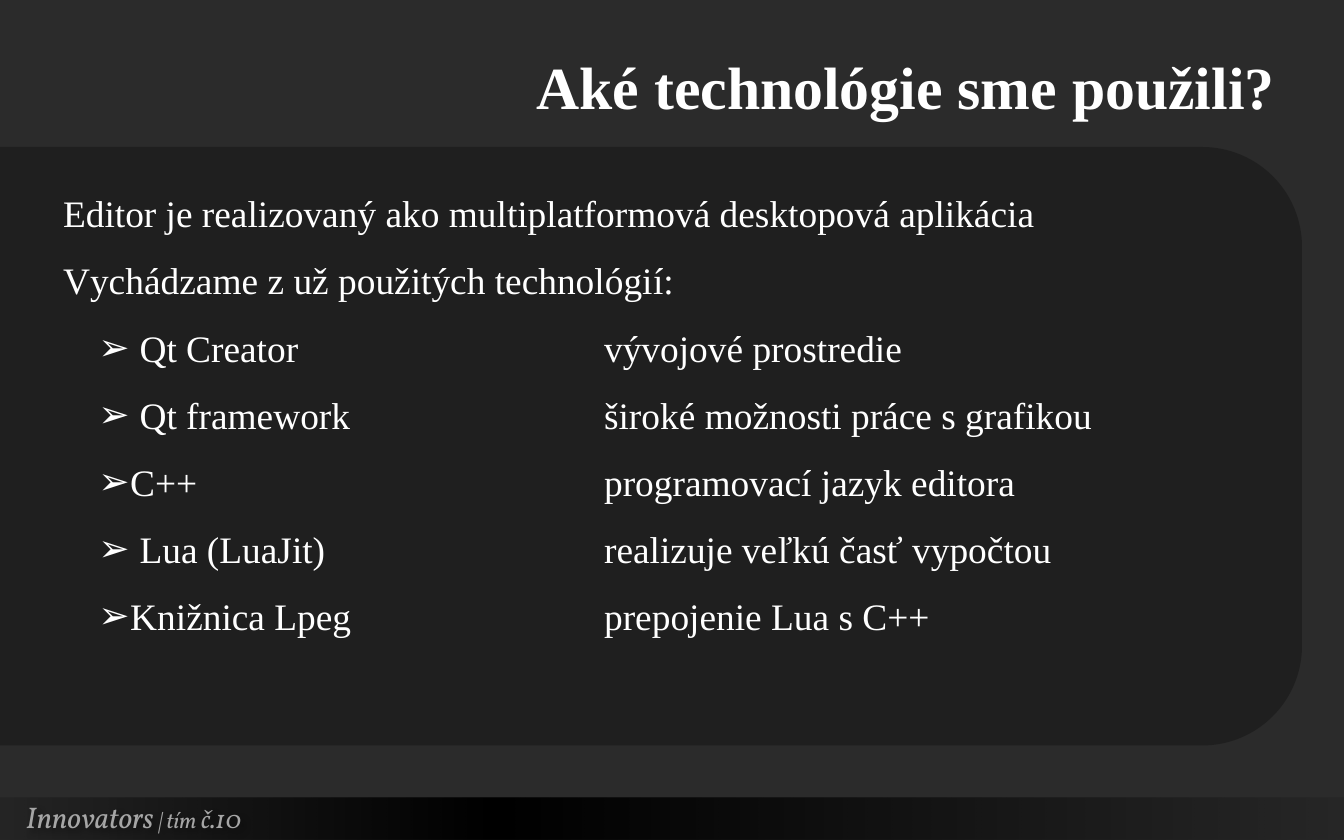
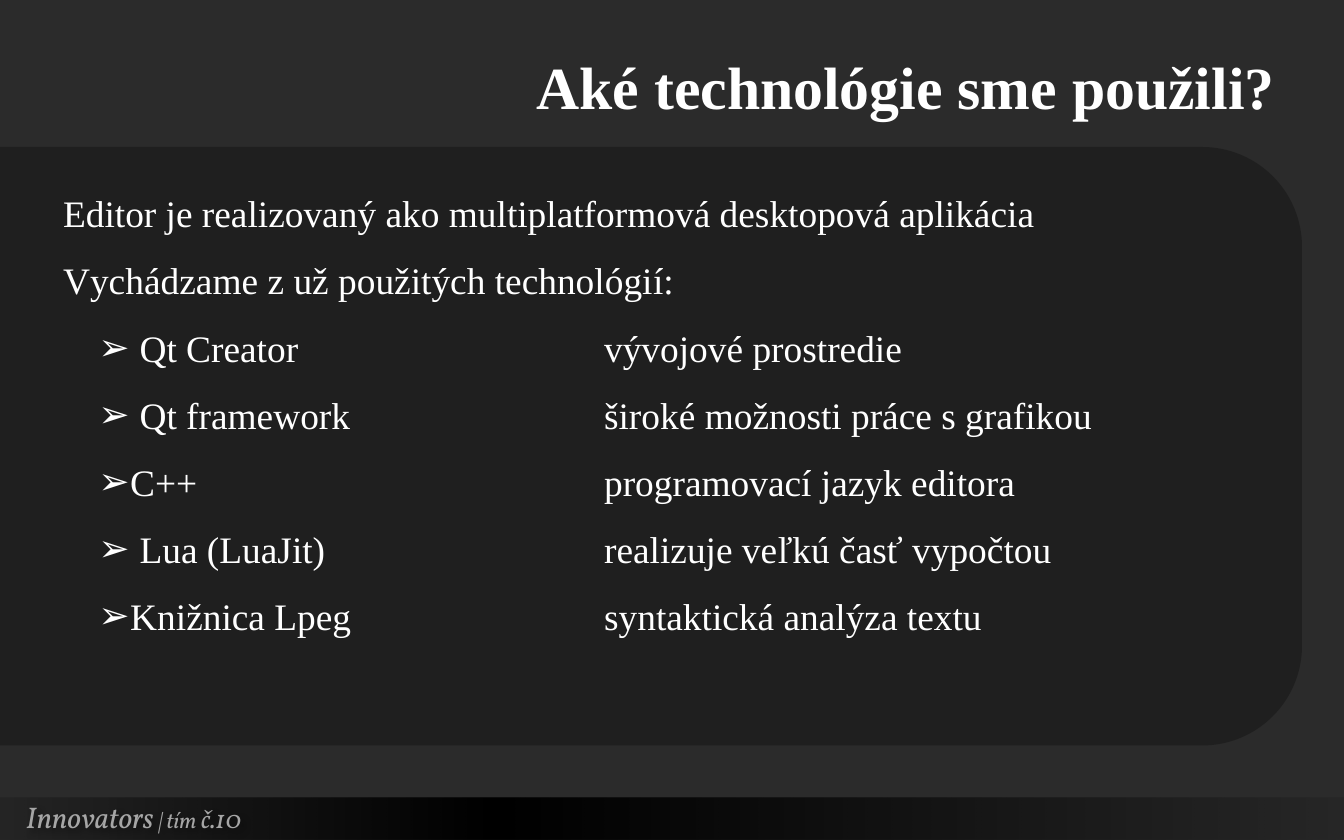
Before and after one commit to Innovators-Team10/Documentation, a slide deck: slide 5 of Dokumentacie/Ostatne/Innovators.pptx (slide 6 before the commit). Drawn at 1344x840 pixels with LibreOffice and Linux fonts; fonts in the diff are those of the drawing; background and template pictures are left out; a plain dark background stands for a picture behind light text. Boxes give left, top, right and bottom in pixels: in the first picture for what was removed or moved away, otherwise in the second. Text is boxed around its words. In the diff, an @@ line names an element or a change of style, - is before the commit and + after.

```diff
--- a/Dokumentacie/Ostatne/Innovators.pptx
+++ b/Dokumentacie/Ostatne/Innovators.pptx
@@ text at (x1=130, y1=604, x2=982, y2=638): text changed @@
-  ➢ Knižnica Lpeg prepojenie Lua s C++
+  ➢ Knižnica Lpeg syntaktická analýza textu
```
Also in this commit, not shown: 9 other slides changed, 2 slides added, 1 slide removed.
